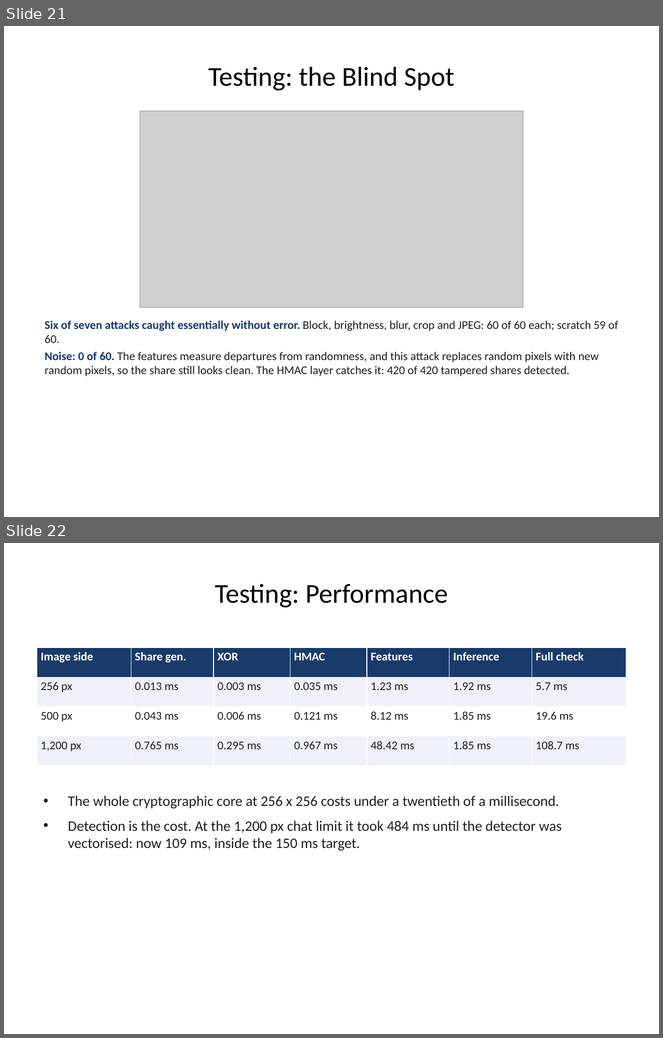
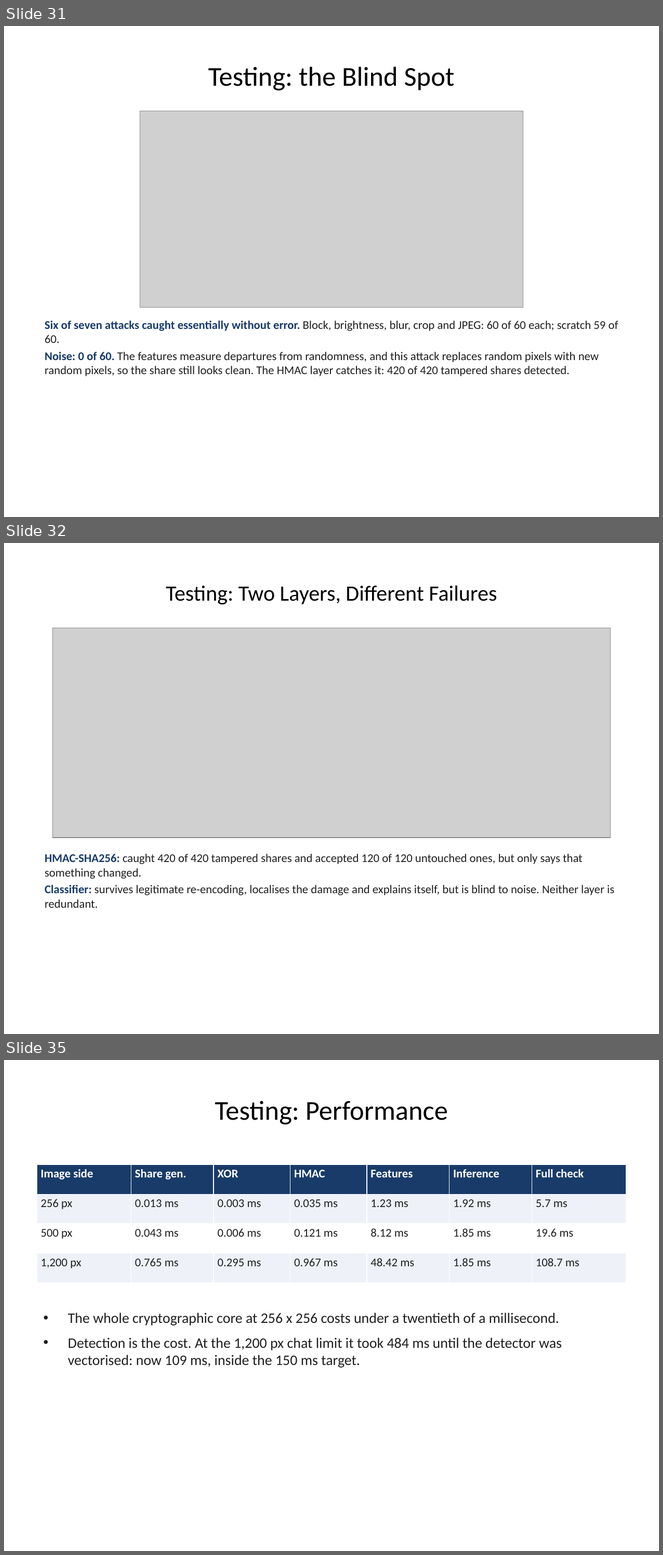
Before and after one commit to 1337PAIN/Reveal-X-chat, a slide deck: Reveal-X_FYP_Presentation.pptx. Shown one above the other, each under a label of ours: slides 21 and 22 before the commit, slides 31, 32 and 35 after it; the slides between them are not shown. The pictures are 663x1038 and 663x1555 pixels, drawn with LibreOffice and Linux fonts; fonts in the diff are those of the drawing; grey boxes stand for pictures; background and template pictures are left out. Boxes give left, top, right and bottom in pixels: in the first picture for what was removed or moved away, otherwise in the second. Text is boxed around its words. In the diff, an @@ line names an element or a change of style, - is before the commit and + after.

Commit message:
Extend the FYP presentation to 49 slides
Adds the report's comparison tables, layered architecture, STRIDE and
threat resistance model, the detector's features and datasets, the test
suite by area and test case TC-01, storage cost, the two integrity
layers, the classifier comparison, server/browser parity, Objective 9,
critical review, future recommendations, a reconstruction screenshot
and a conclusion.

```diff
--- a/Reveal-X_FYP_Presentation.pptx
+++ b/Reveal-X_FYP_Presentation.pptx
@@ slide 32 added at bbox=[4, 543, 659, 1034], background picture (left out) @@
@@ title added at bbox=[166, 585, 497, 605], 24 pt, text #000000 @@
+Testing: Two Layers, Different Failures
@@ picture added at bbox=[52, 628, 611, 838] @@
@@ text added at bbox=[45, 854, 614, 908], 13 pt, text #1F1F1F @@
+HMAC-SHA256: caught 420 of 420 tampered shares and accepted 120 of 120 untouched ones, but only says that something changed.
+Classifier: survives legitimate re-encoding, localises the damage and explains itself, but is blind to noise. Neither layer is redundant.
@@ what was slide 21 is now slide 31 @@
@@ what was slide 22 is now slide 35 @@
```
Also in this commit, not shown: 17 other slides added, 1 other file.
